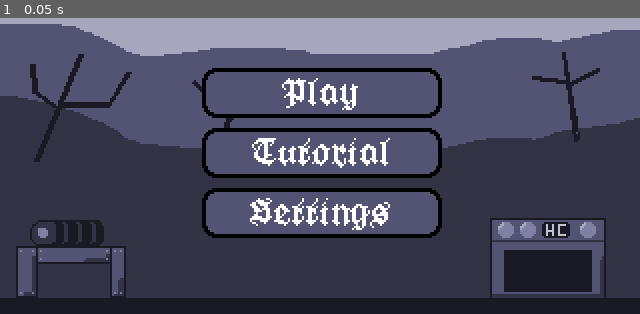
Above: before the commit, frame 1.
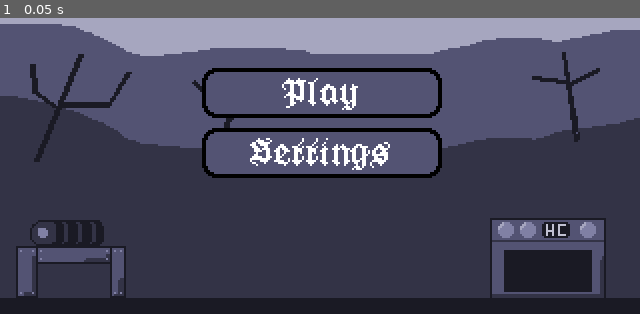
Above: after the commit, the same moment.

Repository: CubeShifter/Bossfight
Game: Godot game, scene res://Scenes/menu.tscn
The game is run twice, just before and just after one commit, with the same random seed, the same clock (stepped at 60 frames per second) and the same inputs.
Inputs:
- Up to frame 1 (0.05 s): no input

The runs differ from the first frame. In frame 1, 7.0% of the frame differs, in the area x 31-70%, y 40-75%.

Commit message:
Fixed wierd bug where boss wouldnt spawn
Thats that me espresso

Diff:
--- a/Scenes/menu.tscn
+++ b/Scenes/menu.tscn
@@ -246,7 +246,6 @@
 where_to = &"Main"
 
 [node name="Main" type="Control" parent="."]
-visible = false
 layout_mode = 3
 anchors_preset = 0
 offset_right = 40.0
@@ -334,7 +333,7 @@
 grow_vertical = 2
 theme = SubResource("Theme_k1txg")
 bbcode_enabled = true
-text = "[center]Tutorial[/center]"
+text = "[center]Settings[/center]"
 
 [node name="menu_switcher" type="TextureButton" parent="Main/NinePatchRect2"]
 layout_mode = 0
@@ -342,52 +341,6 @@
 offset_top = 0.5
 offset_right = 120.5
 offset_bottom = 25.5
-script = ExtResource("5_vtp2b")
-
-[node name="NinePatchRect3" type="NinePatchRect" parent="Main"]
-layout_mode = 1
-anchors_preset = 8
-anchor_left = 0.5
-anchor_top = 0.5
-anchor_right = 0.5
-anchor_bottom = 0.5
-offset_left = 80.5
-offset_top = 96.5
-offset_right = 200.5
-offset_bottom = 121.5
-grow_horizontal = 2
-grow_vertical = 2
-texture = ExtResource("2_is4yq")
-region_rect = Rect2(0, 0, 32, 32)
-patch_margin_left = 7
-patch_margin_top = 7
-patch_margin_right = 7
-patch_margin_bottom = 7
-
-[node name="RichTextLabel" type="RichTextLabel" parent="Main/NinePatchRect3"]
-custom_minimum_size = Vector2(100, 0)
-layout_mode = 1
-anchors_preset = 8
-anchor_left = 0.5
-anchor_top = 0.5
-anchor_right = 0.5
-anchor_bottom = 0.5
-offset_left = -50.0
-offset_top = -8.0
-offset_right = 50.0
-offset_bottom = 8.0
-grow_horizontal = 2
-grow_vertical = 2
-theme = SubResource("Theme_k1txg")
-bbcode_enabled = true
-text = "[center]Settings[/center]"
-
-[node name="menu_switcher" type="TextureButton" parent="Main/NinePatchRect3/RichTextLabel"]
-layout_mode = 0
-offset_left = -9.5
-offset_top = -4.0
-offset_right = 110.5
-offset_bottom = 21.0
 script = ExtResource("5_vtp2b")
 where_to = &"Settings"
 
@@ -863,6 +816,7 @@
 text = "[center]Try Again?[/center]"
 
 [node name="Audio" type="Control" parent="."]
+visible = false
 anchors_preset = 0
 offset_right = 320.0
 offset_bottom = 180.0
--- a/Scripts/boss.gd
+++ b/Scripts/boss.gd
@@ -66,12 +66,16 @@
 
 
 func dash(dir,delay):
+
+	shower()
 	sprite.play("dash")
 	if dir ==1:
 		sprite.flip_h = false
 	elif dir ==-1:
 		sprite.flip_h = true
-	shower()
+	else:
+		dir = 1
+
 	velocity = Vector2.ZERO
 	can_attack =false
 	position = Vector2(dir*-120,66)
--- a/Scripts/bossed.gd
+++ b/Scripts/bossed.gd
@@ -29,6 +29,7 @@
 			await get_tree().create_timer(0.25).timeout
 
 			var t = randi_range(1,4)
+			print(t)
 			if t == 1:
 				patrick.shower()
 				var d = player.position.x/abs(player.position.x)
--- a/Scripts/player.gd
+++ b/Scripts/player.gd
@@ -73,7 +73,7 @@
 		velocity.y += GRAVITY * delta
 	elif healing:
 		shader.material.set_shader_parameter("power", abs(heal.time_left-0.75) /3 *4)
-		print((heal.time_left-0.75) /3 *4)
+
 
 
 	if Input.is_action_just_pressed("fireball") and not dashing and not healing and has_control and mana>2:
--- a/Scripts/sound_bar.gd
+++ b/Scripts/sound_bar.gd
@@ -11,5 +11,5 @@
 func _process(delta: float) -> void:
 	pass
 func _value_changed(new_value: float) -> void:
-	print(new_value)
+
 	AudioServer.set_bus_volume_db(AudioServer.get_bus_index(bus),linear_to_db(new_value/10))
